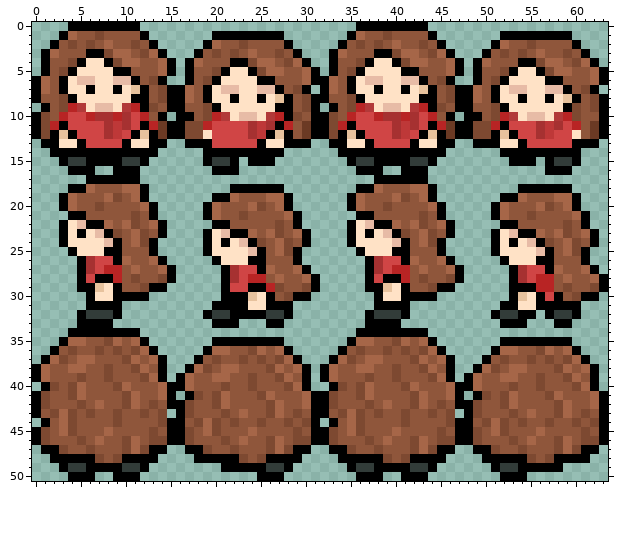
Pixel-art sprite: cozy_winter_jam_2025/resources/entity/player.png. Above is the file before it was changed.
The file is 64x51 pixels.
And afterwards:
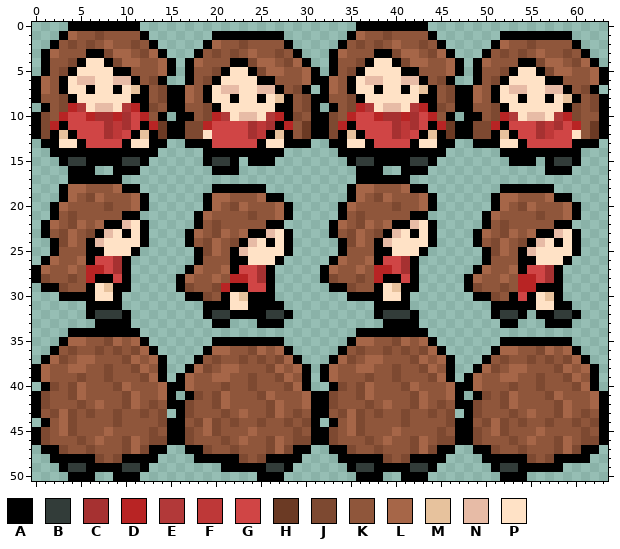
Palette (. is transparent): A #000000  B #323c39  C #a63131  D #b82424  E #b23939  F #be3838  G #d04545  H #6b3a24  J #7d4931  K #8f563b  L #a66648  M #e7c29d  N #e7bba6  P #ffe2c6
Edits made:
y 17: x 4..5 .. -> AA; x 10..11 AA -> ..; x 36..37 .. -> AA; x 42..43 AA -> ..
y 18: x 3..6 .AAL -> ALLK; x 9..12 KLLA -> LAA.; x 20..21 .. -> AA; x 26..27 AA -> ..; x 35..38 .AAL -> ALLK; x 41..44 KLLA -> LAA.; x 52..53 .. -> AA; x 58..59 AA -> ..
y 19: x 6..9 KKLJ -> JLKK; x 19..22 .AAL -> ALLK; x 25..28 KLLA -> LAA.; x 38..41 KKLJ -> JLKK; x 51..54 .AAL -> ALLK; x 57..60 KLLA -> LAA.
y 20: x 2..4 .AL -> ALK; x 7..8 JK -> KJ; x 11..13 KLA -> LA.; x 22..25 KKLJ -> JLKK; x 34..36 .AL -> ALK; x 39..40 JK -> KJ; x 43..45 KLA -> LA.; x 54..57 KKLJ -> JLKK
y 21: x 2..5 ..AA -> AKJK; x 10..13 KJKA -> AA..; x 18..20 .AL -> ALK; x 23..24 JK -> KJ; x 27..29 KLA -> LA.; x 34..37 ..AA -> AKJK; x 42..45 KJKA -> AA..; x 50..52 .AL -> ALK; x 55..56 JK -> KJ; x 59..61 KLA -> LA.
y 22: x 1..14 ..APNAALKLJKLA -> ALKJLKLAANPA..; x 18..21 ..AA -> AKJK; x 26..29 KJKA -> AA..; x 33..46 ..APNAALKLJKLA -> ALKJLKLAANPA..; x 50..53 ..AA -> AKJK; x 58..61 KJKA -> AA..
y 23: x 1..14 ..APAPNAJKLJKA -> AKJLKJANPAPA..; x 17..30 ..APNAALKLJKLA -> ALKJLKLAANPA..; x 33..46 ..APAPNAJKLJKA -> AKJLKJANPAPA..; x 49..62 ..APNAALKLJKLA -> ALKJLKLAANPA..
y 24: x 2..13 .APPPPNAKLJA -> AJLKANPPPPA.; x 17..30 ..APAPNAJKLJKA -> AKJLKJANPAPA..; x 34..45 .APPPPNAKLJA -> AJLKANPPPPA.; x 49..62 ..APAPNAJKLJKA -> AKJLKJANPAPA..
y 25: x 2..13 ..APPPAAKKKA -> AKKKAAPPPA..; x 18..29 .APPPPNAKLJA -> AJLKANPPPPA.; x 34..45 ..APPPAAKKKA -> AKKKAAPPPA..; x 50..61 .APPPPNAKLJA -> AJLKANPPPPA.
y 26: x 1..6 ....AC -> ALKKLA; x 9..14 ALKKLA -> CA....; x 18..29 ..APPPAAKKKA -> AKKKAAPPPA..; x 33..38 ....AC -> ALKKLA; x 41..46 ALKKLA -> CA....; x 50..61 ..APPPAAKKKA -> AKKKAAPPPA..
y 27: x 0..15 .....ACGDDKLKKLA -> ALKKLKDDGCA.....; x 17..22 ....AC -> ALKKLA; x 25..30 ALKKLA -> CA....; x 32..47 .....ACGDDKLKKLA -> ALKKLKDDGCA.....; x 49..54 ....AC -> ALKKLA; x 57..62 ALKKLA -> CA....
y 28: x 0..6 .....AG -> AJKKJKD; x 9..38 DKJKKJA.....ACGDDKLKKLA.....AG -> GA.....ALKKLKDDGCA.....AJKKJKD; x 41..63 DKJKKJA.....ACGDDKLKKLA -> GA.....ALKKLKDDGCA.....
y 29: x 1..5 ....A -> AAJKK; x 7..8 MP -> PM; x 10..14 KKJAA -> A....; x 16..31 .....AGGAADJKKJA -> AJKKJDAAGGA.....; x 33..37 ....A -> AAJKK; x 39..40 MP -> PM; x 42..46 KKJAA -> A....; x 48..63 .....AAADDKJKKJA -> AJKKJKDDAAA.....
y 30: x 3..5 ... -> AAA; x 10..12 AAA -> ...; x 17..20 .... -> AAJK; x 22..25 AAMP -> PMAA; x 27..30 KJAA -> ....; x 35..37 ... -> AAA; x 42..44 AAA -> ...; x 49..52 .... -> AAJK; x 54..57 MPAG -> GAPM; x 59..62 KJAA -> ....
y 31: x 19 . -> A; x 22..25 AAPP -> PPAA; x 28 A -> .; x 51 . -> A; x 54..57 PPAA -> AAPP; x 60 A -> .
y 32: x 5..6 AB -> .A; x 9..10 A. -> BA; x 37..38 AB -> .A; x 41..42 A. -> BA; x 55..56 A. -> .A
y 33: x 5..6 AA -> ..; x 9..10 .. -> AA; x 22 A -> .; x 25 . -> A; x 37..38 AA -> ..; x 41..42 .. -> AA; x 54 A -> .; x 57 . -> A
Boxes around the changes in both pictures, in picture pixels (x1, y1, x2, y2):
changed: (32, 175, 608, 328)
